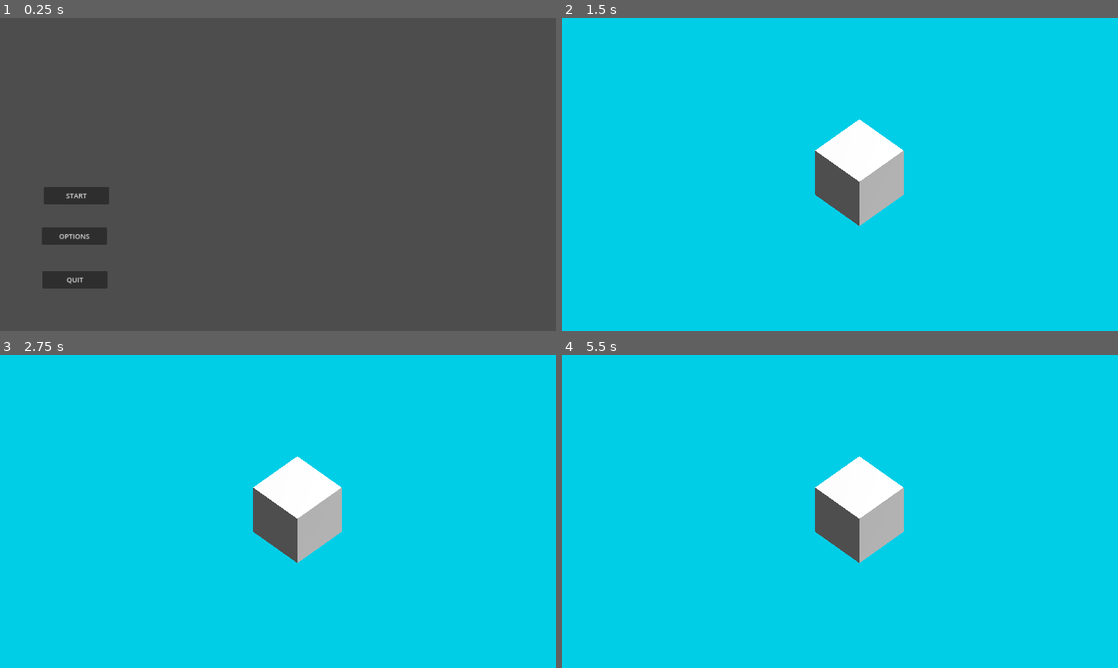
Above: before the commit, frames 1-4 (two rows, left to right).
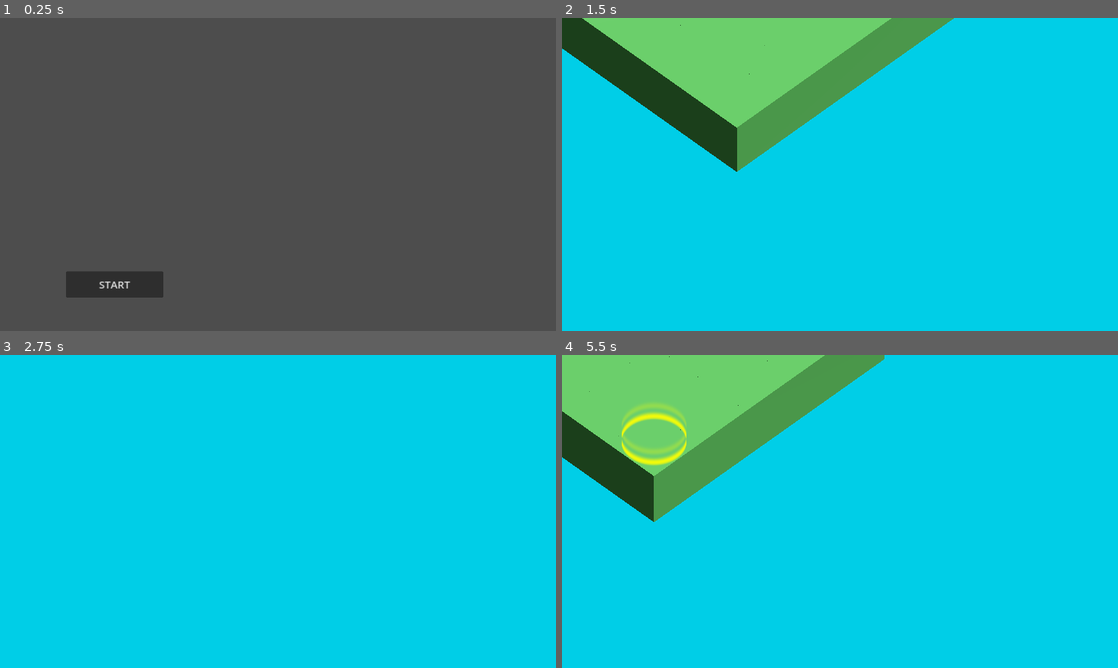
Above: after the commit, the same moments.

Repository: cyps8/FCapitalismJam2024
Game: Godot game, scene res://Nodes/Scenes/root.tscn
Two runs of this game, one before a commit and one after it. Both use one fixed random seed, a clock stepped at 60 frames per second and the inputs below.
Inputs (mouse positions are in pixels of both pictures, inside the frame that each line leads up to):
- Up to frame 1 (0.25 s): no input
- Up to frame 2 (1.5 s): click "START" at 0.5 s; move the mouse to (962, 158) at 1.27 s; hold D (MoveRight, bound only after the commit) from 1.28 s (still down); click (962, 158) at 1.35 s
- Up to frame 3 (2.75 s): tap Mouse wheel up (ZoomIn, bound only after the commit) at 1.55, 2.1 s; move the mouse to (166, 527) at 2.02 s; release D (MoveRight, bound only after the commit) at 2.03 s; hold S (MoveDown, bound only after the commit) from 2.03 s (still down); tap Mouse wheel down (ZoomOut, bound only after the commit) at 2.3 s
- Up to frame 4 (5.5 s): tap Enter at 2.75, 4.25 s; move the mouse to (895, 442) at 2.77 s; release S (MoveDown, bound only after the commit) at 2.78 s; hold D (MoveRight, bound only after the commit) 2.78-3.53 s; tap Mouse wheel down (ZoomOut, bound only after the commit) at 2.85, 4.55, 5.1 s; click (895, 442) at 3.05 s; tap Space at 3.5 s; move the mouse to (812, 574) at 3.52 s; hold W (MoveUp, bound only after the commit) 3.53-4.28 s; click (812, 574) at 3.6 s; tap Mouse wheel up (ZoomIn, bound only after the commit) at 3.8, 4.35 s; move the mouse to (1006, 558) at 4.27 s; hold A (MoveLeft, bound only after the commit) from 4.28 s (still down); move the mouse to (673, 464) at 5.02 s; click (673, 464) at 5.3 s

The runs differ from the first frame. In frame 1, 2.5% of the frame differs, in the area x 7-30%, y 54-90%; in frame 2, 23%, in the area x 0-71%, y 0-67%; in frame 3, 3.9%; in frame 4, 22%.

Commit message:
[+Added] Basic map functionality

Diff:
--- /dev/null
+++ b/Nodes/Game/tile.tscn
@@ -0,0 +1,21 @@
+[gd_scene load_steps=5 format=3 uid="uid://6l6ywq8ju052"]
+
+[ext_resource type="Script" path="res://Scripts/Game/Tile.gd" id="1_64qnr"]
+
+[sub_resource type="StandardMaterial3D" id="StandardMaterial3D_gkaye"]
+albedo_color = Color(0.239216, 0.454902, 0.239216, 1)
+
+[sub_resource type="BoxMesh" id="BoxMesh_1wqv5"]
+material = SubResource("StandardMaterial3D_gkaye")
+
+[sub_resource type="BoxShape3D" id="BoxShape3D_tateg"]
+
+[node name="Tile" type="StaticBody3D" groups=["Tile"]]
+script = ExtResource("1_64qnr")
+
+[node name="Mesh" type="MeshInstance3D" parent="."]
+mesh = SubResource("BoxMesh_1wqv5")
+skeleton = NodePath("../..")
+
+[node name="Shape" type="CollisionShape3D" parent="."]
+shape = SubResource("BoxShape3D_tateg")
--- a/Nodes/Scenes/game.tscn
+++ b/Nodes/Scenes/game.tscn
@@ -1,11 +1,17 @@
-[gd_scene load_steps=7 format=3 uid="uid://b1ir6qxyx0bc"]
+[gd_scene load_steps=12 format=3 uid="uid://b1ir6qxyx0bc"]
 
 [ext_resource type="Script" path="res://Scripts/Game/GameScene.gd" id="1_5uuef"]
 [ext_resource type="Script" path="res://Scripts/Menus/Pause.gd" id="2_dslxd"]
 [ext_resource type="Theme" uid="uid://ca6qwx4i24j7s" path="res://Resources/MainTheme.tres" id="3_3k6ah"]
 [ext_resource type="Script" path="res://Scripts/Game/GameManager.gd" id="4_vpwgo"]
+[ext_resource type="Script" path="res://Scripts/Game/World.gd" id="5_1kyc2"]
+[ext_resource type="Script" path="res://Scripts/Game/Cam.gd" id="5_2ceux"]
+[ext_resource type="Material" uid="uid://cce82tpone5t1" path="res://Resources/Materials/select.tres" id="6_51g8b"]
+[ext_resource type="Script" path="res://Scripts/Game/HUD.gd" id="6_lk4ri"]
+[ext_resource type="PackedScene" uid="uid://6l6ywq8ju052" path="res://Nodes/Game/tile.tscn" id="7_hclv6"]
 
-[sub_resource type="BoxMesh" id="BoxMesh_1wqv5"]
+[sub_resource type="CylinderMesh" id="CylinderMesh_0v1by"]
+height = 0.5
 
 [sub_resource type="Environment" id="Environment_jfl3x"]
 background_mode = 1
@@ -75,14 +81,19 @@
 script = ExtResource("4_vpwgo")
 
 [node name="World" type="Node3D" parent="Game"]
+script = ExtResource("5_1kyc2")
+tileIns = ExtResource("7_hclv6")
 
-[node name="Tile" type="MeshInstance3D" parent="Game/World"]
-mesh = SubResource("BoxMesh_1wqv5")
+[node name="Select" type="MeshInstance3D" parent="Game/World"]
+material_override = ExtResource("6_51g8b")
+mesh = SubResource("CylinderMesh_0v1by")
+skeleton = NodePath("")
 
 [node name="Cam" type="Camera3D" parent="Game/World"]
-transform = Transform3D(0.707107, -0.5, 0.5, 0, 0.707107, 0.707107, -0.707107, -0.5, 0.5, 1.34354, 2.16853, 1.78144)
+transform = Transform3D(0.707107, -0.5, 0.5, 0, 0.707107, 0.707107, -0.707107, -0.5, 0.5, 10, 15, 10)
 projection = 1
 size = 5.0
+script = ExtResource("5_2ceux")
 
 [node name="Light" type="DirectionalLight3D" parent="Game/World"]
 transform = Transform3D(-0.866025, -0.433013, 0.25, 0, 0.5, 0.866025, -0.5, 0.75, -0.433013, 0, 0, 0)
@@ -93,6 +104,7 @@
 
 [node name="HUD" type="CanvasLayer" parent="Game"]
 layer = 5
+script = ExtResource("6_lk4ri")
 
 [connection signal="pressed" from="Pause/c/Panel/Resume" to="Pause" method="ResumeButton"]
 [connection signal="pressed" from="Pause/c/Panel/Options" to="Pause" method="OptionsButton"]
--- /dev/null
+++ b/Resources/Materials/select.tres
@@ -0,0 +1,11 @@
+[gd_resource type="ShaderMaterial" load_steps=2 format=3 uid="uid://cce82tpone5t1"]
+
+[ext_resource type="Shader" path="res://Scripts/Shaders/Select.gdshader" id="1_jj50t"]
+
+[resource]
+render_priority = 0
+shader = ExtResource("1_jj50t")
+shader_parameter/albedo = Color(1, 1, 0, 1)
+shader_parameter/count = 2.0
+shader_parameter/line_width = 1.0
+shader_parameter/speed = 0.8
--- /dev/null
+++ b/Scripts/Game/Cam.gd
@@ -0,0 +1,40 @@
+extends Camera3D
+
+class_name Cam
+static var ins: Cam
+
+func _init():
+	ins = self
+
+func _process(dt):
+	if Input.is_action_just_released("ZoomIn"):
+		size *= 0.9
+		size = clamp(size, 3.0, 15.0)
+	elif Input.is_action_just_released("ZoomOut"):
+		size *= 1.1
+		size = clamp(size, 3.0, 15.0)
+
+	if Input.is_action_pressed("MoveLeft"):
+		if !Input.is_action_pressed("MoveRight"):
+			Pan(Vector2(-1, 1), dt)
+	elif Input.is_action_pressed("MoveRight"):
+		Pan(Vector2(1, -1), dt)
+	if Input.is_action_pressed("MoveUp"):
+		if !Input.is_action_pressed("MoveDown"):
+			Pan(-Vector2.ONE, dt)
+	elif Input.is_action_pressed("MoveDown"):
+		Pan(Vector2.ONE, dt)
+
+func Pan(dir: Vector2, dt: float):
+	position += Vector3(dir.x, 0, dir.y) * dt * size
+
+var focusTween: Tween
+
+func Focus(pos: Vector3, smooth: bool = true):
+	if smooth:
+		if focusTween != null:
+			focusTween.kill()
+		focusTween = create_tween()
+		focusTween.tween_property(self, "position", pos + Vector3(10, 15, 10), 0.8).set_ease(Tween.EASE_OUT).set_trans(Tween.TRANS_QUART)
+	else:
+		position = pos + Vector3(10, 15, 10)
--- /dev/null
+++ b/Scripts/Game/HUD.gd
@@ -0,0 +1,15 @@
+extends CanvasLayer
+
+func _process(dt):
+	var camInputs: Vector2 = Input.get_vector("MoveLeft", "MoveRight", "MoveUp", "MoveDown")
+	if camInputs == Vector2.ZERO:
+		var mousePos: Vector2 = get_viewport().get_mouse_position()
+		var viewportSize: Vector2 = get_viewport().size
+		if mousePos.x <= 0:
+			Cam.ins.Pan(Vector2(-1, 1), dt)
+		elif mousePos.x >= viewportSize.x:
+			Cam.ins.Pan(Vector2(1, -1), dt)
+		if mousePos.y <= 0:
+			Cam.ins.Pan(-Vector2.ONE, dt)
+		elif mousePos.y >= viewportSize.y:
+			Cam.ins.Pan(Vector2.ONE, dt)
--- /dev/null
+++ b/Scripts/Game/Tile.gd
@@ -0,0 +1,3 @@
+extends StaticBody3D
+
+@export var selectOffset: Vector3 = Vector3(0, 0.75, 0)
--- /dev/null
+++ b/Scripts/Game/World.gd
@@ -0,0 +1,41 @@
+extends Node3D
+
+class_name World
+static var ins: World
+
+@export var tileIns: PackedScene
+var select: Node3D
+
+func _init():
+	ins = self
+
+func _ready():
+	select = $Select
+	select.visible = false
+	for i in range(5):
+		for j in range(5):
+			var tile = tileIns.instantiate()
+			tile.position = Vector3(i, 0, j)
+			add_child(tile)
+	Cam.ins.Focus(Vector3(2, 0, 2), false)
+
+func _process(_dt):
+	var tile = SelectRay()
+	if tile != null:
+		if Input.is_action_just_pressed("Select"):
+			Cam.ins.Focus(tile.position)
+		select.position = tile.position + tile.selectOffset
+		select.visible = true
+	else:
+		select.visible = false
+
+func SelectRay() -> Node3D:
+	var camOrigin = Cam.ins.project_ray_origin(get_viewport().get_mouse_position())
+	var camEnd = camOrigin + Cam.ins.project_position(get_viewport().get_mouse_position(), 1000)
+	var space_state = get_world_3d().direct_space_state
+	var query = PhysicsRayQueryParameters3D.create(camOrigin, camEnd)
+	var result = space_state.intersect_ray(query)
+	if result:
+		if result["collider"].is_in_group("Tile"):
+			return result["collider"]
+	return null
--- /dev/null
+++ b/Scripts/Shaders/Select.gdshader
@@ -0,0 +1,30 @@
+shader_type spatial;
+render_mode unshaded;
+render_mode cull_disabled;
+render_mode blend_mix;
+
+uniform vec4 albedo: source_color = vec4(1.0, 1.0, 1.0, 1.0);
+uniform float count = 3.0;
+uniform float line_width: hint_range(0.001, 10.0) = 1.0;
+uniform float speed = 1.0;
+
+float draw_lines(float height, float num_lines, float width)
+{
+	float phase = (height * num_lines + TIME * speed) * TAU;
+	float line = cos(phase) * 0.5 + 0.5;
+	line = pow(line, 1.0 / width);
+	return line;
+}
+
+void fragment()
+{
+	float height = UV.y * 2.0;
+
+	ALPHA = albedo.a;
+	if (count > 0.01 && line_width > 0.001) {
+		ALPHA *= draw_lines(height, count, line_width);
+	}
+	ALPHA *= smoothstep(0.0, 1, height);
+	ALPHA *= smoothstep(0.0, 0.1, 1.0 - height);
+	ALBEDO = albedo.rgb;
+}
--- a/project.godot
+++ b/project.godot
@@ -17,10 +17,8 @@
 
 [display]
 
-window/size/viewport_width=1920
-window/size/viewport_height=1080
-window/size/window_width_override=1280
-window/size/window_height_override=720
+window/size/viewport_width=1280
+window/size/viewport_height=720
 window/stretch/mode="canvas_items"
 window/stretch/aspect="expand"
 
@@ -45,6 +43,41 @@
 , Object(InputEventKey,"resource_local_to_scene":false,"resource_name":"","device":-1,"window_id":0,"alt_pressed":false,"shift_pressed":false,"ctrl_pressed":false,"meta_pressed":false,"pressed":false,"keycode":0,"physical_keycode":80,"key_label":0,"unicode":112,"echo":false,"script":null)
 ]
 }
+ZoomIn={
+"deadzone": 0.5,
+"events": [Object(InputEventMouseButton,"resource_local_to_scene":false,"resource_name":"","device":-1,"window_id":0,"alt_pressed":false,"shift_pressed":false,"ctrl_pressed":false,"meta_pressed":false,"button_mask":0,"position":Vector2(0, 0),"global_position":Vector2(0, 0),"factor":1.0,"button_index":4,"canceled":false,"pressed":false,"double_click":false,"script":null)
+]
+}
+ZoomOut={
+"deadzone": 0.5,
+"events": [Object(InputEventMouseButton,"resource_local_to_scene":false,"resource_name":"","device":-1,"window_id":0,"alt_pressed":false,"shift_pressed":false,"ctrl_pressed":false,"meta_pressed":false,"button_mask":16,"position":Vector2(201, 20),"global_position":Vector2(205, 61),"factor":1.0,"button_index":5,"canceled":false,"pressed":true,"double_click":false,"script":null)
+]
+}
+MoveUp={
+"deadzone": 0.5,
+"events": [Object(InputEventKey,"resource_local_to_scene":false,"resource_name":"","device":-1,"window_id":0,"alt_pressed":false,"shift_pressed":false,"ctrl_pressed":false,"meta_pressed":false,"pressed":false,"keycode":0,"physical_keycode":87,"key_label":0,"unicode":119,"echo":false,"script":null)
+]
+}
+MoveDown={
+"deadzone": 0.5,
+"events": [Object(InputEventKey,"resource_local_to_scene":false,"resource_name":"","device":-1,"window_id":0,"alt_pressed":false,"shift_pressed":false,"ctrl_pressed":false,"meta_pressed":false,"pressed":false,"keycode":0,"physical_keycode":83,"key_label":0,"unicode":115,"echo":false,"script":null)
+]
+}
+MoveLeft={
+"deadzone": 0.5,
+"events": [Object(InputEventKey,"resource_local_to_scene":false,"resource_name":"","device":-1,"window_id":0,"alt_pressed":false,"shift_pressed":false,"ctrl_pressed":false,"meta_pressed":false,"pressed":false,"keycode":0,"physical_keycode":65,"key_label":0,"unicode":97,"echo":false,"script":null)
+]
+}
+MoveRight={
+"deadzone": 0.5,
+"events": [Object(InputEventKey,"resource_local_to_scene":false,"resource_name":"","device":-1,"window_id":0,"alt_pressed":false,"shift_pressed":false,"ctrl_pressed":false,"meta_pressed":false,"pressed":false,"keycode":0,"physical_keycode":68,"key_label":0,"unicode":100,"echo":false,"script":null)
+]
+}
+Select={
+"deadzone": 0.5,
+"events": [Object(InputEventMouseButton,"resource_local_to_scene":false,"resource_name":"","device":-1,"window_id":0,"alt_pressed":false,"shift_pressed":false,"ctrl_pressed":false,"meta_pressed":false,"button_mask":1,"position":Vector2(116, 24),"global_position":Vector2(120, 65),"factor":1.0,"button_index":1,"canceled":false,"pressed":true,"double_click":true,"script":null)
+]
+}
 
 [rendering]
 
